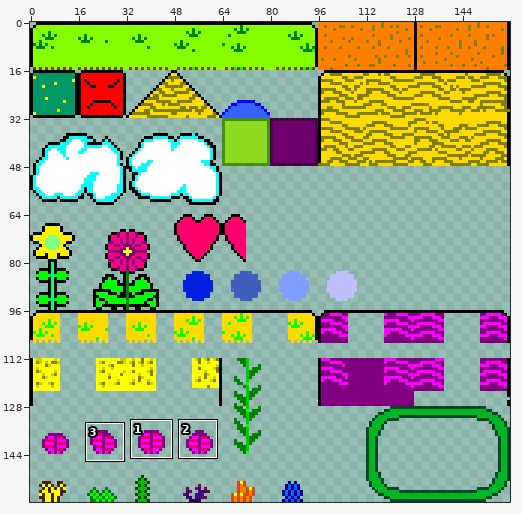
One commit to this sprite sheet: data/img/tile1.png. The first picture is a wide view before the edit; the outline marks the close-up.
Close-up. Earlier state:
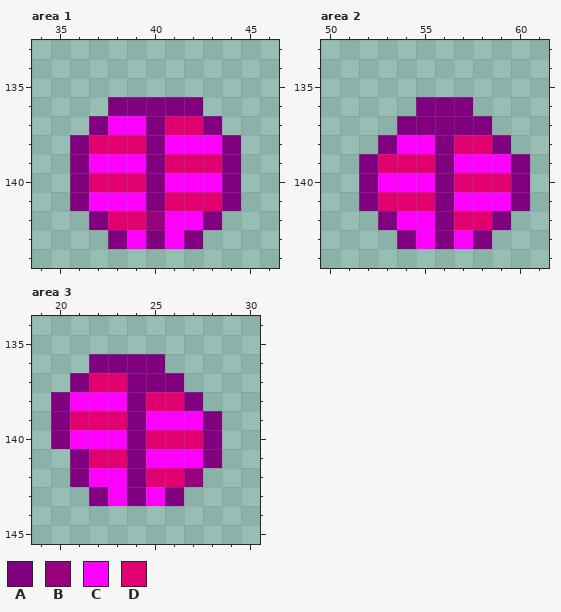
The file is 160x160 pixels. Pixels under 10% opacity are left out. Colours within 5 levels of each other are drawn and written as one. Shown: area 1: x 34..46, y 133..144; area 2: x 50..61, y 133..144; area 3: x 19..30, y 134..145. The commit also changed other parts of the picture, which this record leaves out.
Palette (. is transparent): A #800080  B #98007c  C #ff00ff  D #e20071
The same view after the edit:
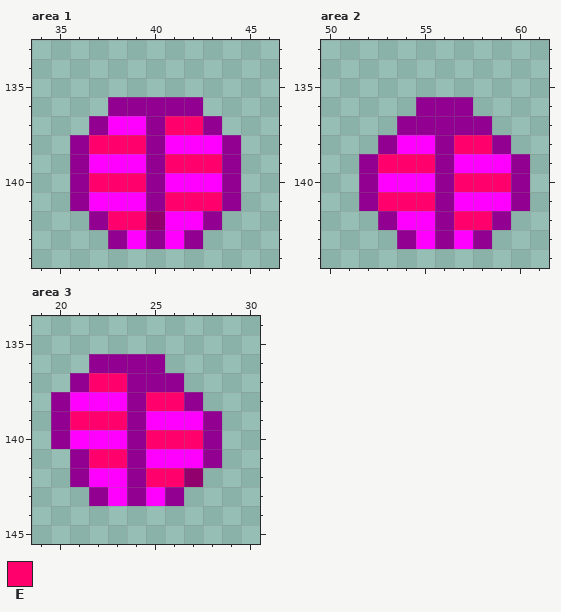
Colours new in this view: E #ff006d
The edit:
Colour A changes from #800080 to #910091.
Colour B changes from #98007c to #91006d.
Area 1:
Colour E replaces colour D in row 137 at x 41 to 42; in row 138 at x 37 to 39; in row 139 at x 41 to 43; in row 140 at x 37 to 39; in row 141 at x 41 to 43; in row 142 at x 38 to 39.
Area 2:
Colour E replaces colour D in row 138 at x 57 to 58; in row 139 at x 53 to 55; in row 140 at x 57 to 59; in row 141 at x 53 to 55; in row 142 at x 57 to 58.
Area 3:
Colour E replaces colour D in row 137 at x 22 to 23; in row 138 at x 25 to 26; in row 139 at x 21 to 23; in row 140 at x 25 to 27; in row 141 at x 22 to 23; in row 142 at x 25 to 26.
